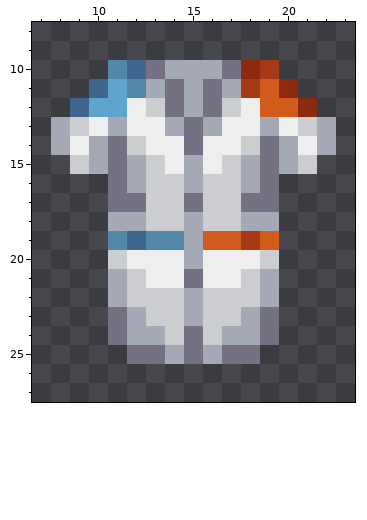
Two versions of one pixel-art sprite, Resources/Textures/Clothing/OuterClothing/Coats/labcoat_senior_physician.rsi/icon.png. This is how it looked before the edit.
The file is 32x32 pixels. Shown: x 7..23, y 8..27.
And afterwards:
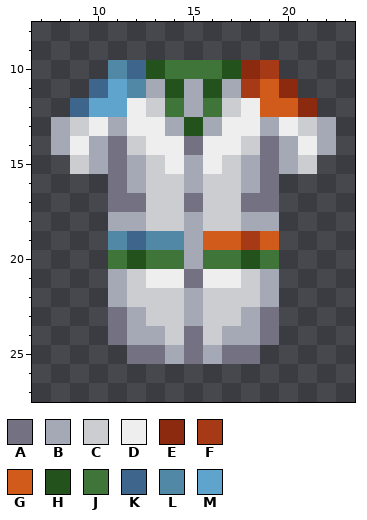
Palette (. is transparent): A #747182  B #a5a9b6  C #cbcdd1  D #eeeeee  E #8c2a0f  F #a63a16  G #d15b1b  H #23521d  J #3f7538  K #3e658c  L #5088a6  M #5fa4cc
Edits made:
y 10: x 13..17 ABBBA -> HJJJH
y 11: x 14 A -> H; x 16 A -> H
y 12: x 14 A -> J; x 16 A -> J
y 13: x 15 A -> H
y 20: x 11..14 CDDD -> JHJJ; x 16..19 DDDC -> JJHJ
Where, in picture pixels (left, top, right, bottom), the same in both pictures:
changed: (146, 60, 241, 136)
changed: (108, 250, 279, 269)
